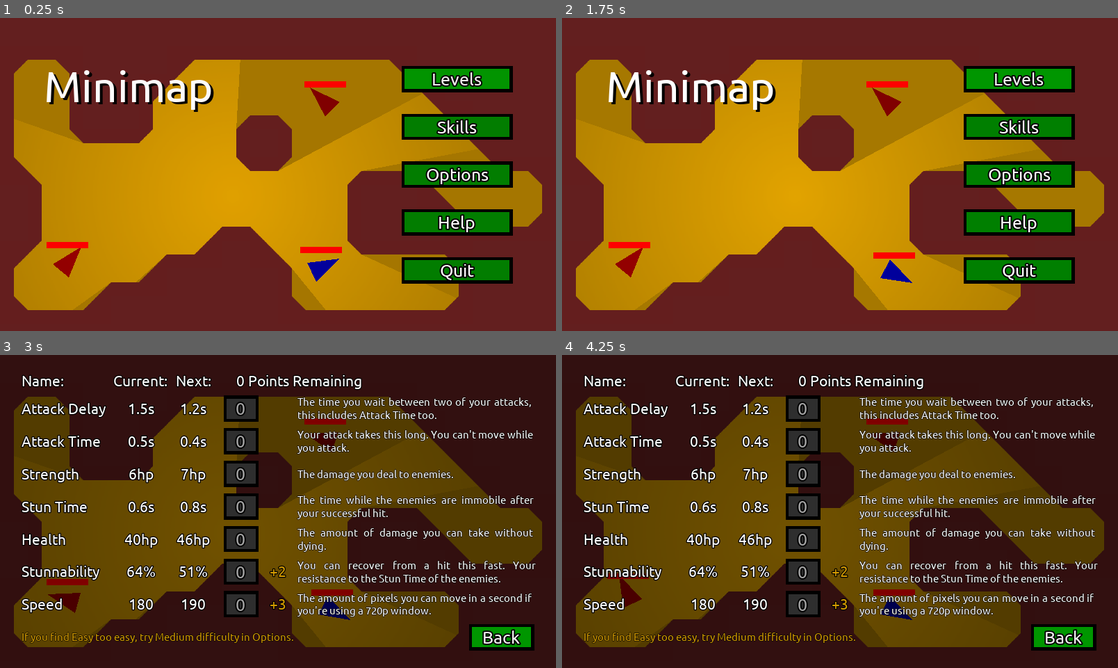
Above: before the commit, frames 1-4 (two rows, left to right).
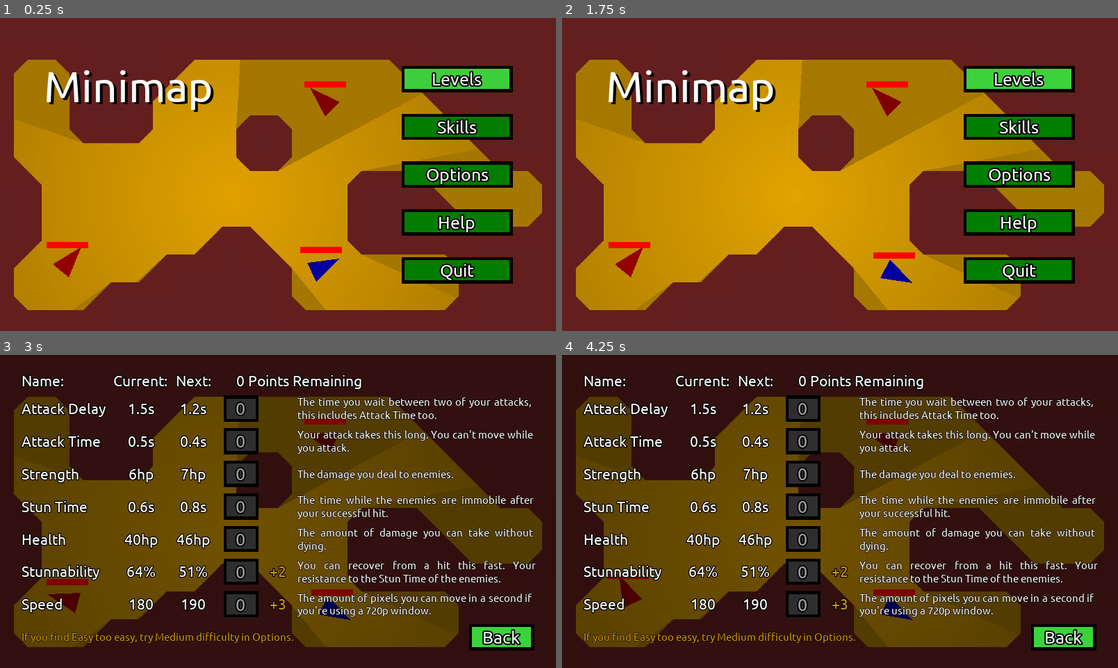
Above: after the commit, the same moments.

Repository: 4321ba/Minimap
Game: Godot game, scene res://maps/main_menu/animated_menu.tscn
Same seed, same stepped clock (60 frames per second), same inputs: the game is played once before the commit and once after it.
Inputs (mouse positions are in pixels of both pictures, inside the frame that each line leads up to):
- Up to frame 1 (0.25 s): no input
- Up to frame 2 (1.75 s): click "Levels" at 0.5 s; click "Back" at 1.25 s
- Up to frame 3 (3 s): click "Skills" at 2 s; move the mouse to (400, 495) at 2.77 s; hold Right (ui_right) from 2.78 s (still down); click (400, 495) at 2.92 s
- Up to frame 4 (4.25 s): release Right (ui_right) at 3.5 s; drag from (728, 527) to (578, 583) at 3.52 s

The runs differ from the first frame. In frame 1, 0.9% of the frame differs, in the area x 72-92%, y 16-23%; in frame 2, 0.9%; in frame 3, 0.4%; in frame 4, 0.4%.

Commit message:
v1.1.0, support for magic remote

Diff:
--- a/godot_project/autoload/config_loader.gd
+++ b/godot_project/autoload/config_loader.gd
@@ -3,13 +3,14 @@
 const SAVE_PATH = "user://data.cfg"
 var _config_file = ConfigFile.new()
 
+enum {KEYBOARD, TOUCHSCREEN, MAGIC_REMOTE}
 enum {LIT, CHALLENGING, UNLIT}
 enum {SHAKING, PLAYER_ONLY, NONSHAKING}
 enum {DIFFICULTY_NONE = -1, EASY, MEDIUM, HARD}
 
 var _data = {
 	"settings": {
-		"use_touch_input": false,
+		"input_method": KEYBOARD,
 		"show_scrollbar": true,
 		"music": 4,
 		"sound_effects": 5,
@@ -47,8 +48,8 @@
 		_data["level_difficulties_done"][level] = DIFFICULTY_NONE
 	load_settings()
 	if OS.get_name() == "Android":
-		if _config_file.get_value("settings", "use_touch_input") == null:
-			set_data("settings", "use_touch_input", true)
+		if _config_file.get_value("settings", "input_method") == null:
+			set_data("settings", "input_method", TOUCHSCREEN)
 		if _config_file.get_value("settings", "show_pause_button") == null:
 			set_data("settings", "show_pause_button", true)
 		if _config_file.get_value("settings", "lighting") == null:
--- a/godot_project/autoload/constanter.gd
+++ b/godot_project/autoload/constanter.gd
@@ -1,6 +1,6 @@
 extends Node
 
-const VERSION = "minimap_v1.0.0_development"
+const VERSION = "minimap_v1.1.0_development"
 const BASE_PLAYER_SPECS = {
 	"attack_delay": 1.5,
 	"attack_alert_time": 0.5,
@@ -41,7 +41,7 @@
 }
 const OPTION_CATEGORIES = {
 	"gameplay": ["difficulty"],
-	"interface": ["use_touch_input", "animated_menu", "show_scrollbar", "show_pause_button"],
+	"interface": ["input_method", "animated_menu", "show_scrollbar", "show_pause_button"],
 	"graphics": ["lighting", "screen_shaking", "fullscreen", "vsync"],
 	"sounds": ["music", "sound_effects"],
 }
@@ -52,7 +52,7 @@
 	"sounds": "Sounds",
 }
 const OPTION_TEXTS = {
-	"use_touch_input": ["Input: Keyboard", "Input: Touchscreen"],
+	"input_method": ["Input: Keyboard", "Input: Touchscreen", "Input: Magic Remote"],
 	"show_scrollbar": ["Scrollbar: Hidden", "Scrollbar: Shown"],
 	"music": ["Music: Off", "Music: 20%", "Music: 40%", "Music: 60%", "Music: 80%", "Music: 100%"],
 	"sound_effects": ["Sound effects: Off", "Sound effects: 20%", "Sound effects: 40%", "Sound effects: 60%", "Sound effects: 80%", "Sound effects: 100%"],
@@ -65,7 +65,7 @@
 	"difficulty": ["Difficulty: Easy", "Difficulty: Medium", "Difficulty: Hard"],
 }
 var help = {
-	"Controls": "PC: move with WASD or arrows and hit with Spac …(327 unchanged characters)… the web, set the Use touch input option.",
+	"Controls": "PC: move with WASD or arrows and hit with Spac …(327 unchanged characters)… the web, set the Use touch input option.\n\nMagic Remote: move with either the arrows, or with mouse / smart remote pointer, pointing and clicking in the direction you want to move, and hit with the 5 button. Go back or pause with 0 (zero).",
 	"Combat": "When you start hitting, you become immobile for a little bit, and when you finish your attack, the enemies in your reach take damage and become immobile. Same applies for enemies: they can't move while they attack, but they stun you if you get hit.",
 	"Levels": "Every ninth level is a boss level with light red name in the level select screen, and you get new content ( …(227 unchanged characters)…
 	"Skill points": "You get skill points after defeating boss levels, capped at the number of the boss level (e.g. after  …(307 unchanged characters)…
--- a/godot_project/interfaces/joystick.tscn
+++ b/godot_project/interfaces/joystick.tscn
@@ -24,4 +24,5 @@
 light_mask = 0
 color = Color( 0.392157, 0.117647, 0.117647, 1 )
 polygon = PoolVector2Array( 30, 0, 9.27051, 28.5317, -24.2705, 17.6336, -24.2705, -17.6336, 9.27051, -28.5317 )
+
 [connection signal="gui_input" from="." to="." method="_on_joystick_gui_input"]
--- /dev/null
+++ b/godot_project/interfaces/magic_remote_joystick.gd
@@ -0,0 +1,34 @@
+extends Control
+
+onready var center = $center
+
+var currently_pressing = false
+
+func _ready():
+	if config_loader.get_data("settings", "input_method") == config_loader.MAGIC_REMOTE:
+		visible = true
+		communicator.joystick_position = Vector2()
+	else:
+		queue_free()
+
+
+func _input(event):
+	if (event is InputEventMouseButton or event is InputEventMouseMotion) and currently_pressing:
+		move_joystick(event)
+
+
+func _on_magic_remote_joystick_gui_input(event):
+	if event is InputEventMouseButton and event.pressed:
+		currently_pressing = true
+		event.position += rect_global_position
+		move_joystick(event)
+
+func move_joystick(event):
+	var input_position = event.position - center.rect_global_position
+	var max_distance = 300
+	if input_position.length() >= max_distance:
+		input_position = input_position.normalized() * max_distance
+	if event is InputEventMouseButton and not event.pressed:
+		currently_pressing = false
+		input_position = Vector2()
+	communicator.joystick_position = input_position / max_distance
--- /dev/null
+++ b/godot_project/interfaces/magic_remote_joystick.tscn
@@ -0,0 +1,22 @@
+[gd_scene load_steps=2 format=2]
+
+[ext_resource path="res://interfaces/magic_remote_joystick.gd" type="Script" id=1]
+
+[node name="magic_remote_joystick" type="Control"]
+anchor_right = 1.0
+anchor_bottom = 1.0
+script = ExtResource( 1 )
+__meta__ = {
+"_edit_use_anchors_": false
+}
+
+[node name="center" type="Control" parent="."]
+anchor_left = 0.5
+anchor_top = 0.5
+anchor_right = 0.5
+anchor_bottom = 0.5
+__meta__ = {
+"_edit_use_anchors_": false
+}
+
+[connection signal="gui_input" from="." to="." method="_on_magic_remote_joystick_gui_input"]
--- a/godot_project/interfaces/pause_button_overlay.gd
+++ b/godot_project/interfaces/pause_button_overlay.gd
@@ -7,10 +7,10 @@
 		queue_free()
 
 func _on_pause_button_pressed():
-	if not config_loader.get_data("settings", "use_touch_input"):
+	if config_loader.get_data("settings", "input_method") != config_loader.TOUCHSCREEN:
 		communicator.pause_menu.toggle_pause()
 
 func _on_touch_pause_button_pressed():
-	if config_loader.get_data("settings", "use_touch_input"):
+	if config_loader.get_data("settings", "input_method") == config_loader.TOUCHSCREEN:
 		$pause_button/click.play()
 		communicator.pause_menu.toggle_pause()
--- a/godot_project/interfaces/touch_overlay.gd
+++ b/godot_project/interfaces/touch_overlay.gd
@@ -3,7 +3,7 @@
 onready var hit_button = $splitter/right/hit_aligner/hit_button
 
 func _ready():
-	if config_loader.get_data("settings", "use_touch_input"):
+	if config_loader.get_data("settings", "input_method") == config_loader.TOUCHSCREEN:
 		visible = true
 	else:
 		queue_free()
--- a/godot_project/maps/levels_base.tscn
+++ b/godot_project/maps/levels_base.tscn
@@ -1,29 +1,36 @@
-[gd_scene load_steps=6 format=2]
+[gd_scene load_steps=7 format=2]
 
 [ext_resource path="res://interfaces/ground.tscn" type="PackedScene" id=1]
 [ext_resource path="res://interfaces/touch_overlay.tscn" type="PackedScene" id=2]
 [ext_resource path="res://interfaces/pause_menu.tscn" type="PackedScene" id=3]
 [ext_resource path="res://characters/player.tscn" type="PackedScene" id=4]
 [ext_resource path="res://interfaces/pause_button_overlay.tscn" type="PackedScene" id=5]
+[ext_resource path="res://interfaces/magic_remote_joystick.tscn" type="PackedScene" id=6]
 
 [node name="levels_base" type="Node2D"]
 
 [node name="ground" parent="." instance=ExtResource( 1 )]
 
+[node name="magic_remote_canvas" type="CanvasLayer" parent="."]
+layer = 3
+
+[node name="magic_remote_joystick" parent="magic_remote_canvas" instance=ExtResource( 6 )]
+visible = false
+
 [node name="touch_canvas" type="CanvasLayer" parent="."]
-layer = 3
+layer = 4
 
 [node name="touch_overlay" parent="touch_canvas" instance=ExtResource( 2 )]
 visible = false
 
 [node name="pause_canvas" type="CanvasLayer" parent="."]
-layer = 4
+layer = 5
 
 [node name="pause_menu" parent="pause_canvas" instance=ExtResource( 3 )]
 visible = false
 
 [node name="pause_button_canvas" type="CanvasLayer" parent="."]
-layer = 5
+layer = 6
 
 [node name="pause_button_overlay" parent="pause_button_canvas" instance=ExtResource( 5 )]
 visible = false
--- a/godot_project/maps/main_menu/main_menu.gd
+++ b/godot_project/maps/main_menu/main_menu.gd
@@ -9,7 +9,7 @@
 	levels_button.grab_focus()
 
 func _input(event):
-	if event.is_action_pressed("ui_cancel") and config_loader.get_data("settings", "use_touch_input"):
+	if event.is_action_pressed("ui_cancel") and config_loader.get_data("settings", "input_method") == config_loader.TOUCHSCREEN:
 		quit_button.get_node("click").play()
 		quit()
 
--- a/godot_project/maps/main_menu/options_and_levels.tscn
+++ b/godot_project/maps/main_menu/options_and_levels.tscn
@@ -25,20 +25,20 @@
 anchor_right = 1.0
 anchor_bottom = 1.0
 custom_constants/margin_right = 40
-custom_constants/margin_left = 60
-custom_constants/margin_bottom = 40
+custom_constants/margin_left = 40
 __meta__ = {
 "_edit_use_anchors_": false
 }
 
-[node name="VBoxContainer" type="VBoxContainer" parent="MarginContainer"]
-margin_left = 60.0
+[node name="VBoxContainer" type="HBoxContainer" parent="MarginContainer"]
+margin_left = 40.0
 margin_right = 1240.0
-margin_bottom = 680.0
+margin_bottom = 720.0
+custom_constants/separation = 10
 
 [node name="ScrollContainer" type="ScrollContainer" parent="MarginContainer/VBoxContainer"]
-margin_right = 1180.0
-margin_bottom = 616.0
+margin_right = 1071.0
+margin_bottom = 720.0
 size_flags_horizontal = 3
 size_flags_vertical = 3
 theme = ExtResource( 2 )
@@ -46,18 +46,19 @@
 scroll_horizontal_enabled = false
 
 [node name="MarginContainer" type="MarginContainer" parent="MarginContainer/VBoxContainer/ScrollContainer"]
-margin_right = 1180.0
-margin_bottom = 616.0
+margin_right = 1071.0
+margin_bottom = 720.0
 mouse_filter = 1
 size_flags_horizontal = 3
 size_flags_vertical = 3
 custom_constants/margin_right = 20
 custom_constants/margin_top = 40
+custom_constants/margin_bottom = 40
 
 [node name="GridContainer" type="GridContainer" parent="MarginContainer/VBoxContainer/ScrollContainer/MarginContainer"]
 margin_top = 40.0
-margin_right = 1160.0
-margin_bottom = 616.0
+margin_right = 1051.0
+margin_bottom = 680.0
 size_flags_horizontal = 3
 size_flags_vertical = 3
 custom_constants/vseparation = 20
@@ -65,18 +66,21 @@
 columns = 2
 
 [node name="MarginContainer" type="MarginContainer" parent="MarginContainer/VBoxContainer"]
-margin_top = 620.0
-margin_right = 1180.0
-margin_bottom = 680.0
+margin_left = 1081.0
+margin_right = 1200.0
+margin_bottom = 720.0
 mouse_filter = 1
-custom_constants/margin_right = 20
+custom_constants/margin_top = 40
+custom_constants/margin_bottom = 40
 
 [node name="back_button" parent="MarginContainer/VBoxContainer/MarginContainer" instance=ExtResource( 3 )]
 anchor_right = 0.0
 anchor_bottom = 0.0
-margin_right = 1160.0
-margin_bottom = 60.0
-text = "Back"
+margin_top = 40.0
+margin_right = 119.0
+margin_bottom = 680.0
+text = " Back "
 
 [node name="click" parent="." instance=ExtResource( 4 )]
+
 [connection signal="scrollincluded_pressed" from="MarginContainer/VBoxContainer/MarginContainer/back_button" to="." method="_on_back_button_scrollincluded_pressed"]
--- a/godot_project/maps/main_menu/scrollable_button.gd
+++ b/godot_project/maps/main_menu/scrollable_button.gd
@@ -6,7 +6,7 @@
 var press_threshold = 20
 
 func _gui_input(event):
-	if event is InputEventMouseButton and config_loader.get_data("settings", "use_touch_input") and not disabled:
+	if event is InputEventMouseButton and config_loader.get_data("settings", "input_method") == config_loader.TOUCHSCREEN and not disabled:
 		if event.pressed:
 			pressdown_position = event.position
 		elif event.position.distance_to(pressdown_position) <= press_threshold:
@@ -14,5 +14,5 @@
 			call_deferred("emit_signal", "scrollincluded_pressed")
 
 func _on_scrollable_button_pressed():
-	if not config_loader.get_data("settings", "use_touch_input"):
+	if config_loader.get_data("settings", "input_method") != config_loader.TOUCHSCREEN:
 		emit_signal("scrollincluded_pressed")
--- a/godot_project/maps/themes_and_styles/button_easy_hover_stylebox.tres
+++ b/godot_project/maps/themes_and_styles/button_easy_hover_stylebox.tres
@@ -1,7 +1,7 @@
 [gd_resource type="StyleBoxFlat" format=2]
 
 [resource]
-bg_color = Color( 0.901961, 0.666667, 0, 1 )
+bg_color = Color( 1, 0.823529, 0.156863, 1 )
 border_width_left = 7
 border_width_top = 7
 border_width_right = 7
--- a/godot_project/maps/themes_and_styles/button_hard_hover_stylebox.tres
+++ b/godot_project/maps/themes_and_styles/button_hard_hover_stylebox.tres
@@ -1,7 +1,7 @@
 [gd_resource type="StyleBoxFlat" format=2]
 
 [resource]
-bg_color = Color( 0.619608, 0, 0.141176, 1 )
+bg_color = Color( 0.784314, 0.156863, 0.258824, 1 )
 border_width_left = 7
 border_width_top = 7
 border_width_right = 7
--- a/godot_project/maps/themes_and_styles/button_hover_stylebox.tres
+++ b/godot_project/maps/themes_and_styles/button_hover_stylebox.tres
@@ -1,7 +1,7 @@
 [gd_resource type="StyleBoxFlat" format=2]
 
 [resource]
-bg_color = Color( 0, 0.588235, 0, 1 )
+bg_color = Color( 0.235294, 0.823529, 0.235294, 1 )
 border_width_left = 7
 border_width_top = 7
 border_width_right = 7
--- a/godot_project/maps/themes_and_styles/button_medium_hover_stylebox.tres
+++ b/godot_project/maps/themes_and_styles/button_medium_hover_stylebox.tres
@@ -1,7 +1,7 @@
 [gd_resource type="StyleBoxFlat" format=2]
 
 [resource]
-bg_color = Color( 0.901961, 0.360784, 0, 1 )
+bg_color = Color( 1, 0.517647, 0.156863, 1 )
 border_width_left = 7
 border_width_top = 7
 border_width_right = 7
--- a/godot_project/project.godot
+++ b/godot_project/project.godot
@@ -44,6 +44,13 @@
 
 [input]
 
+ui_select={
+"deadzone": 0.5,
+"events": [ Object(InputEventKey,"resource_local_to_scene":false,"resource_name":"","device":0,"alt":false,"shift":false,"control":false,"meta":false,"command":false,"pressed":false,"scancode":32,"unicode":0,"echo":false,"script":null)
+, Object(InputEventJoypadButton,"resource_local_to_scene":false,"resource_name":"","device":0,"button_index":3,"pressure":0.0,"pressed":false,"script":null)
+, Object(InputEventKey,"resource_local_to_scene":false,"resource_name":"","device":0,"alt":false,"shift":false,"control":false,"meta":false,"command":false,"pressed":false,"scancode":53,"unicode":0,"echo":false,"script":null)
+ ]
+}
 ui_cancel={
 "deadzone": 0.5,
 "events": [ Object(InputEventKey,"resource_local_to_scene":false,"resource_name":"","device":0,"alt":false,"shift":false,"control":false,"meta":false,"command":false,"pressed":false,"scancode":16777217,"unicode":0,"echo":false,"script":null)
